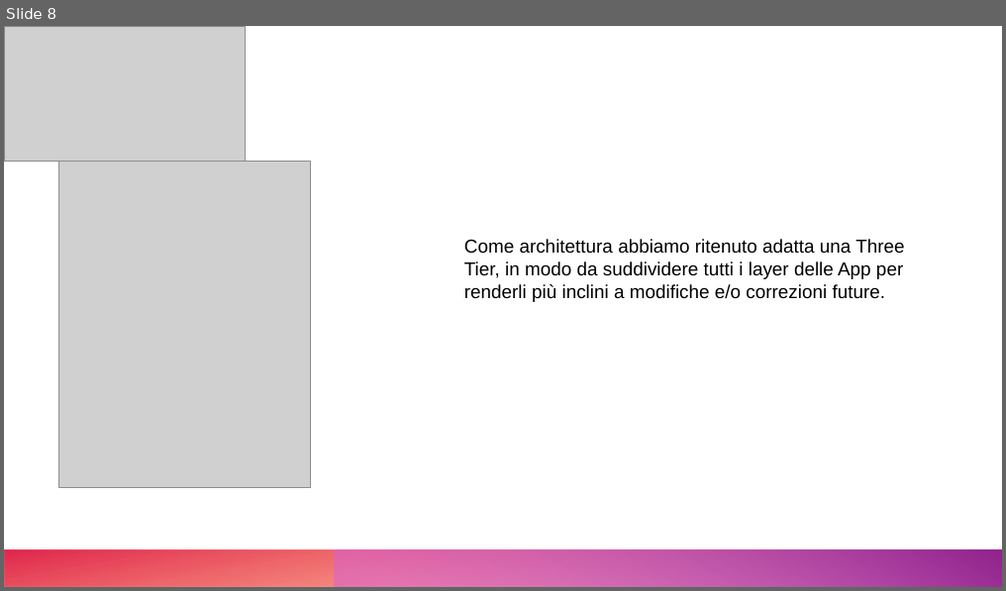
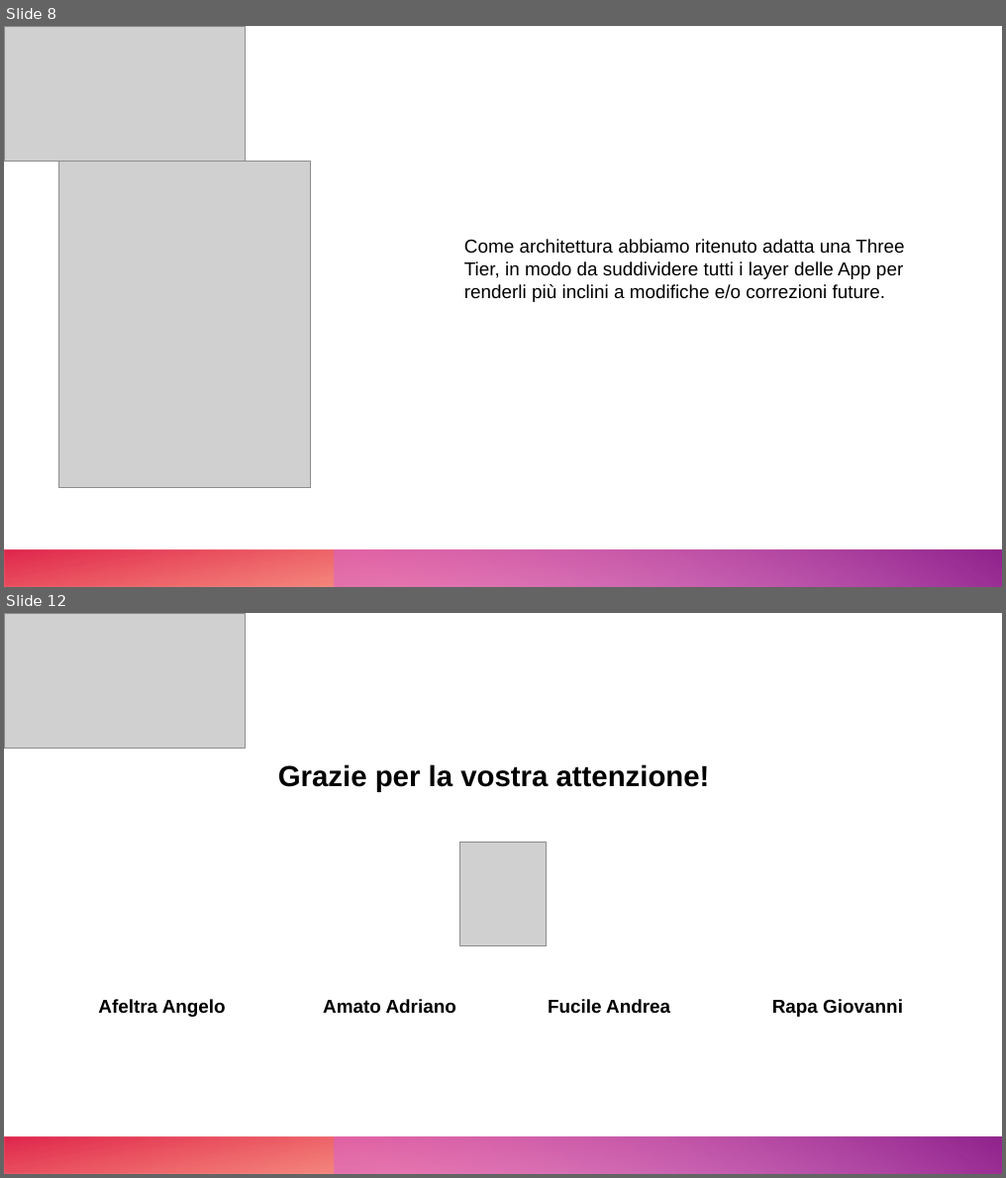
Before and after one commit to Givaa/MedQueue, a slide deck: NC12/Documenti/Presentazione NC12.pptx. Shown one above the other, each under a label of ours: slide 8 before the commit, slides 8 and 12 after it; the slides between them are not shown. The pictures are 1006x591 and 1006x1178 pixels, drawn with LibreOffice and Linux fonts; fonts in the diff are those of the drawing; grey boxes stand for pictures. Boxes give left, top, right and bottom in pixels: in the first picture for what was removed or moved away, otherwise in the second. Text is boxed around its words. In the diff, an @@ line names an element or a change of style, - is before the commit and + after.

```diff
--- a/NC12/Documenti/Presentazione NC12.pptx
+++ b/NC12/Documenti/Presentazione NC12.pptx
@@ slide 12 added at [4, 613, 1002, 1174], background #FFFFFF; not listed: 2 template elements that a slide beside it also shows @@
@@ picture added at [4, 613, 245, 749] @@
@@ text added at [278, 764, 710, 791], 28 pt, text #000000, bold @@
+Grazie per la vostra attenzione!
@@ picture added at [460, 842, 546, 946] @@
@@ text added at [98, 999, 903, 1017], 18 pt, text #000000, bold @@
+Afeltra Angelo Amato Adriano Fucile Andrea Rapa Giovanni
```
Also in this commit, not shown: 2 slides changed, 2 other slides added, 1 slide removed.
